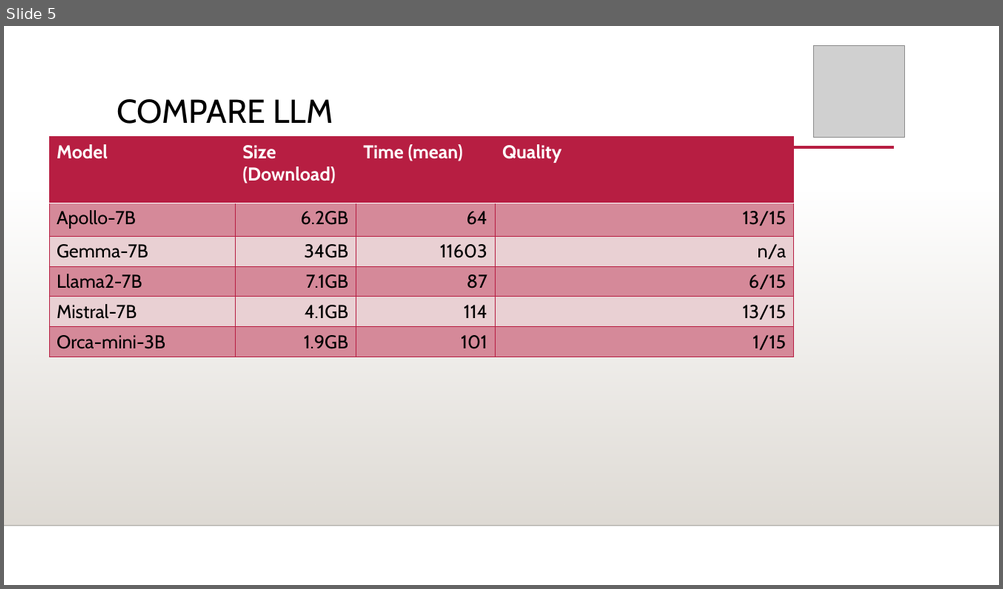
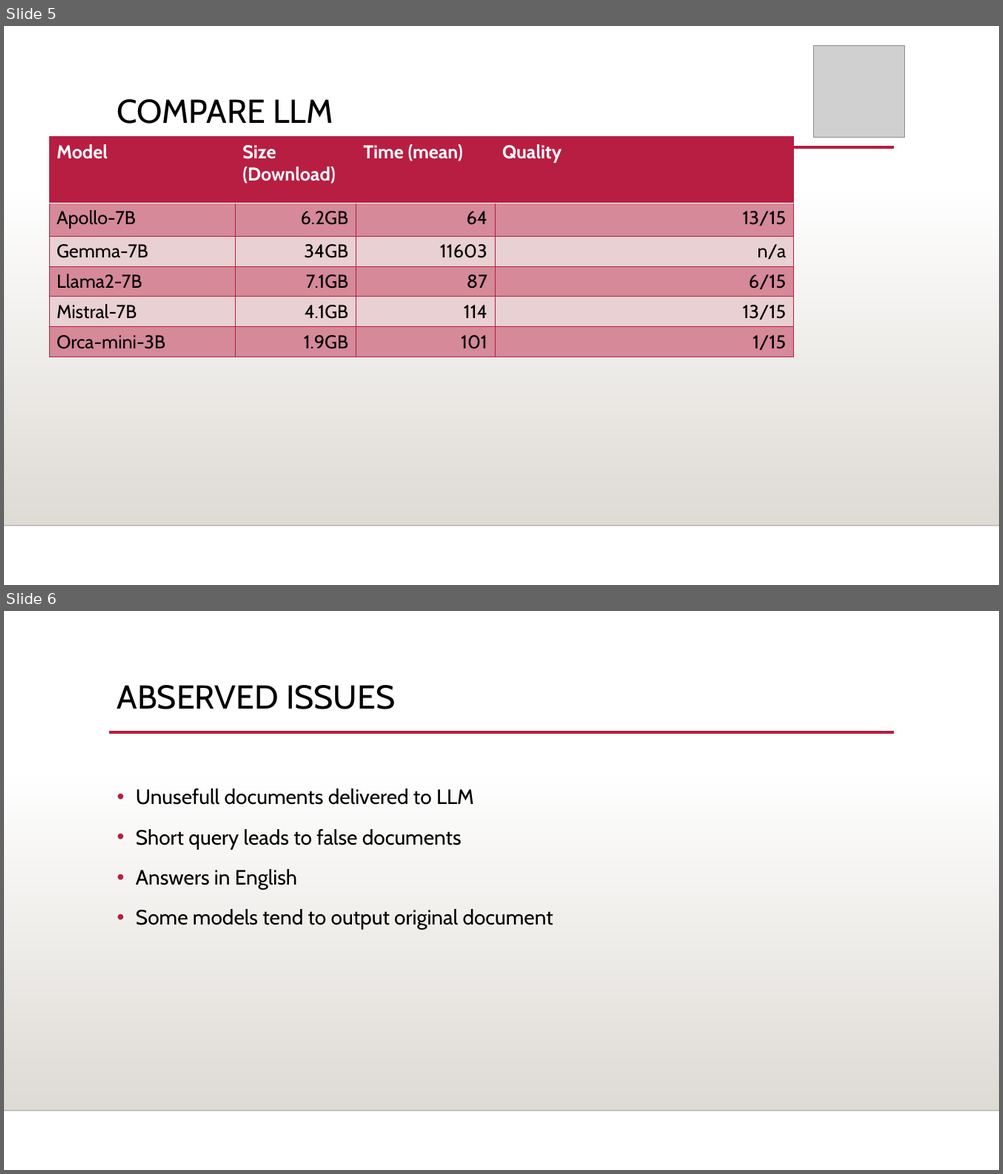
Before and after one commit to MathysDev/QA-ChatBot, a slide deck: Presentation.pptx. Shown one above the other, each under a label of ours: slide 5 before the commit, slides 5 and 6 after it. The pictures are 1003x589 and 1003x1174 pixels, drawn with LibreOffice and Linux fonts; fonts in the diff are those of the drawing; grey boxes stand for pictures; background and template pictures are left out. Boxes give left, top, right and bottom in pixels: in the first picture for what was removed or moved away, otherwise in the second. Text is boxed around its words. In the diff, an @@ line names an element or a change of style, - is before the commit and + after.

```diff
--- a/Presentation.pptx
+++ b/Presentation.pptx
@@ slide 6 added at box(4, 611, 999, 1170), background picture (left out); not listed: 3 template elements that a slide beside it also shows @@
@@ title added at box(117, 685, 395, 709), 32 pt, text #000000 @@
+ABSERVED ISSUES
@@ text added at box(136, 789, 553, 930), 20 pt, text #000000 @@
+• Unusefull documents delivered to LLM
+• Short query leads to false documents
+• Answers in English
+• Some models tend to output original document
```
Also in this commit, not shown: 1 slide changed.
